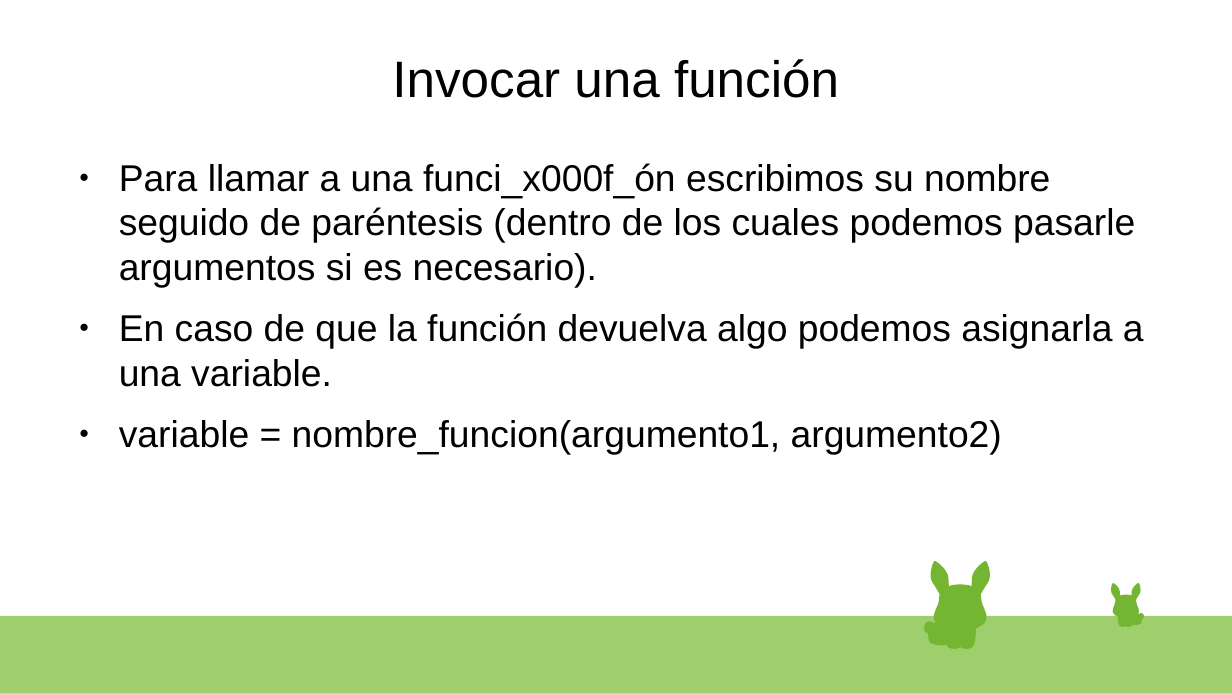
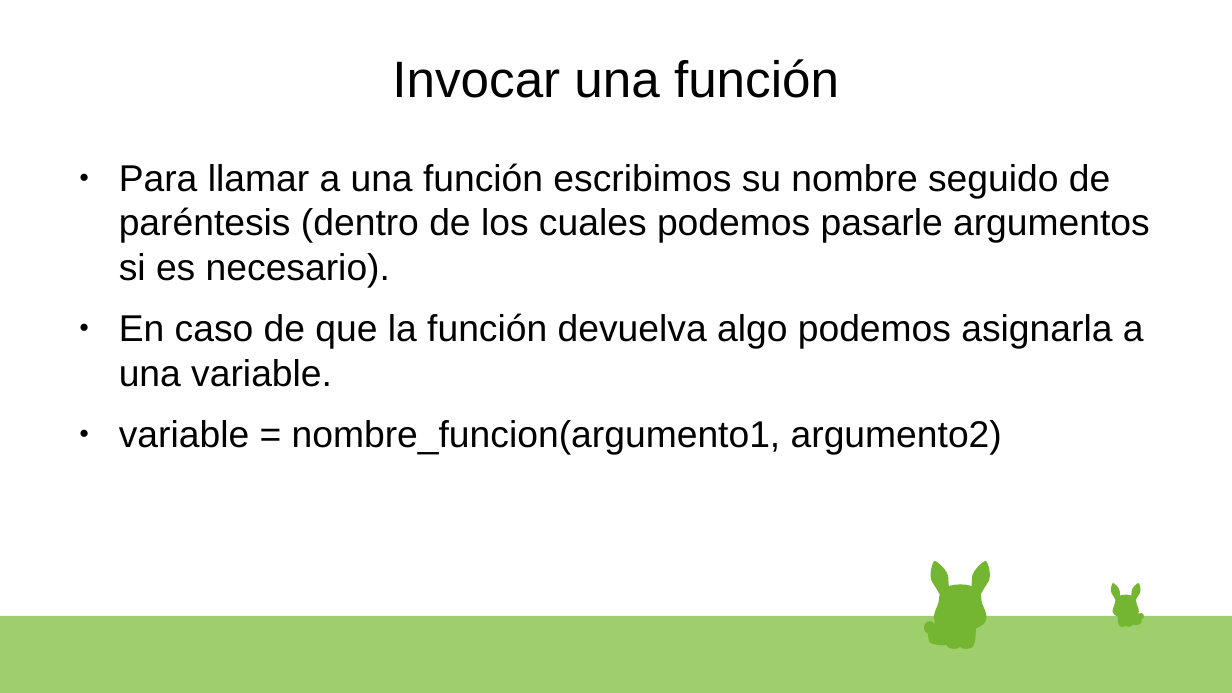
Before and after one commit to Pythonesa/Curso-de-Python, a slide deck: slide 4 of ppts/11_Funciones1.pptx. Drawn at 1232x693 pixels with LibreOffice and Linux fonts; fonts in the diff are those of the drawing. Boxes give left, top, right and bottom in pixels: in the first picture for what was removed or moved away, otherwise in the second. Text is boxed around its words. In the diff, an @@ line names an element or a change of style, - is before the commit and + after.

```diff
--- a/ppts/11_Funciones1.pptx
+++ b/ppts/11_Funciones1.pptx
@@ text at [119, 163, 1150, 288]: text changed @@
-● Para llamar a una funci_x000f_ón escribimos su nombre seguido de paréntesis (dentro de los cuales podemos pasarle argumentos si es necesario).
+● Para llamar a una función escribimos su nombre seguido de paréntesis (dentro de los cuales podemos pasarle argumentos si es necesario).
```
Also in this commit, not shown: 10 other slides changed, 1 other file.
